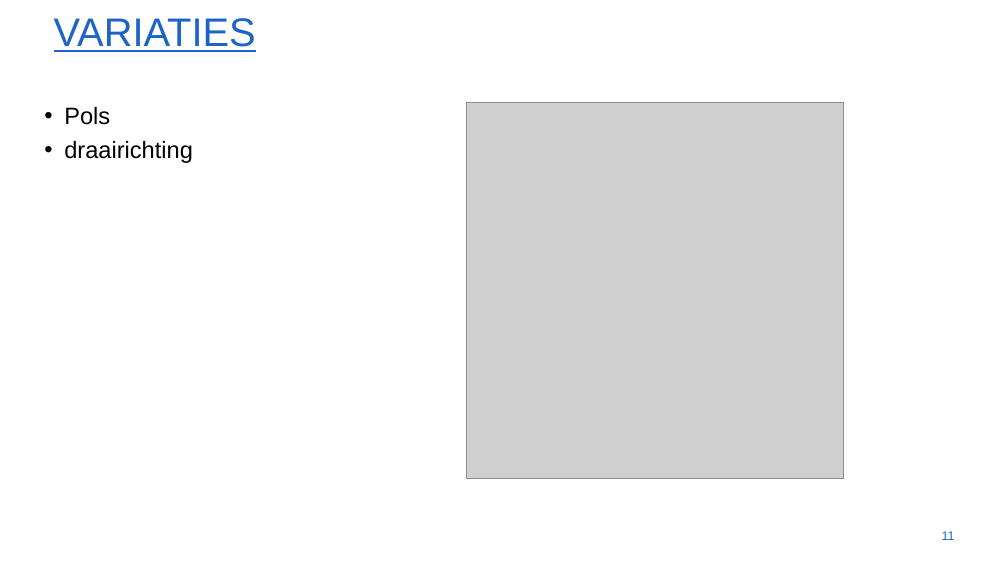
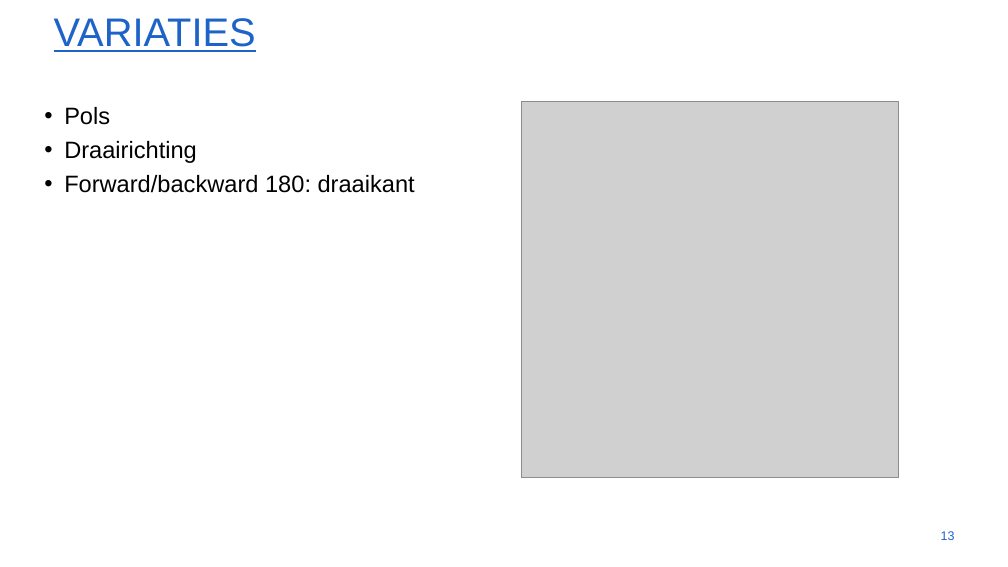
Before and after one commit to ethienpont/Ontwerp-en-ontwikkeling-van-een-Android-gezondheidsapplicatie-gefocust-op-rope-skipping, a slide deck: slide 13 of presentatie - 19 april.pptx (slide 11 before the commit). Drawn at 1008x567 pixels with LibreOffice and Linux fonts; fonts in the diff are those of the drawing; grey boxes stand for pictures; background and template pictures are left out. Boxes give left, top, right and bottom in pixels: in the first picture for what was removed or moved away, otherwise in the second. Text is boxed around its words. In the diff, an @@ line names an element or a change of style, - is before the commit and + after.

```diff
--- a/presentatie - 19 april.pptx
+++ b/presentatie - 19 april.pptx
@@ picture: place and size @@
-picture at box(467, 103, 843, 478)
+picture at box(522, 102, 898, 477)
@@ text at box(64, 141, 415, 193): text changed @@
-• draairichting
+• Draairichting
+• Forward/backward 180: draaikant
@@ page number at box(941, 531, 955, 540): text changed @@
-11
+13
```
Also in this commit, not shown: 2 other slides changed, 43 other files.
